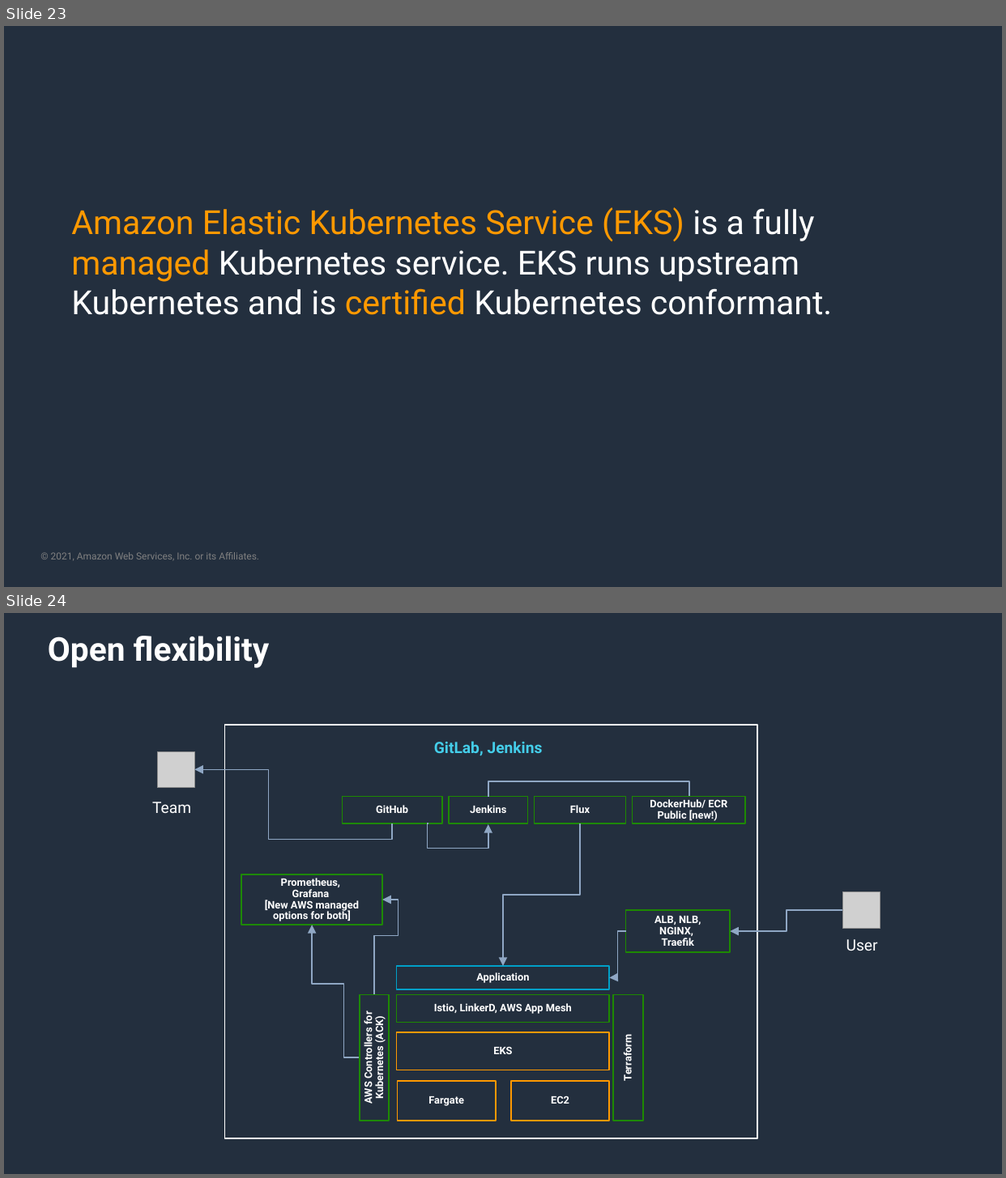
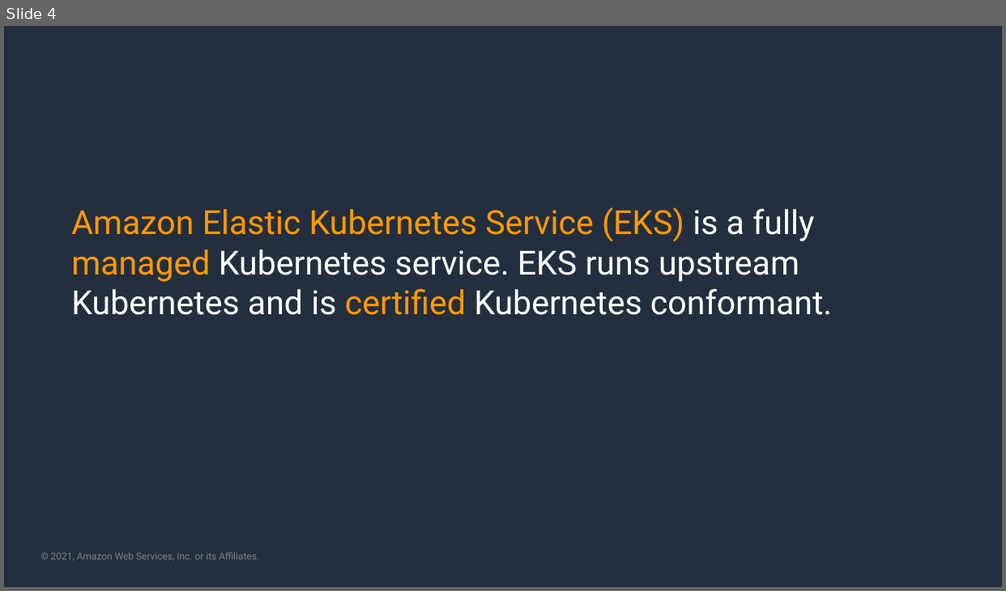
Before and after one commit to aws-samples/semantic-search-using-amazon-aurorapg-pgvector-and-amazon-bedrock, a slide deck: sample-documents/Containers on AWS.pptx. Shown one above the other, each under a label of ours: slides 23 and 24 before the commit, slide 4 after it. The pictures are 1006x1178 and 1006x591 pixels, drawn with LibreOffice and Linux fonts; fonts in the diff are those of the drawing; grey boxes stand for pictures; background and template pictures are left out. Boxes give left, top, right and bottom in pixels: in the first picture for what was removed or moved away, otherwise in the second. Text is boxed around its words. In the diff, an @@ line names an element or a change of style, - is before the commit and + after.

```diff
--- a/sample-documents/Containers on AWS.pptx
+++ b/sample-documents/Containers on AWS.pptx
@@ slide 24 removed at (4,613,1002,1174), background #232F3E @@
@@ title removed at (48,636,270,668) @@
-Open flexibility
@@ rectangle removed at (225,725,757,1138) @@
@@ picture removed at (157,752,195,788) @@
@@ text removed at (434,741,543,756) @@
-GitLab, Jenkins
@@ elbow arrow removed from (392, 824) to (194, 769) @@
@@ elbow line removed from (488, 797) to (689, 796) @@
@@ text removed at (152,802,191,813) @@
-Team
@@ rectangle removed at (342,796,442,824) @@
-GitHub
@@ rectangle removed at (449,796,527,824) @@
-Jenkins
@@ rectangle removed at (534,796,626,824) @@
-Flux
@@ rectangle removed at (632,796,745,824) @@
-DockerHub/ ECR Public [new!)
@@ elbow arrow removed from (428, 824) to (488, 824) @@
@@ elbow arrow removed from (580, 824) to (503, 966) @@
@@ rectangle removed at (241,875,382,925) @@
-Prometheus,
-Grafana
-[New AWS managed options for both]
@@ elbow arrow removed from (374, 995) to (382, 900) @@
@@ picture removed at (843,892,880,929) @@
@@ elbow arrow removed from (360, 1058) to (312, 925) @@
@@ rectangle removed at (626,910,730,952) @@
-ALB, NLB, NGINX,
-Traefik
@@ elbow arrow removed from (843, 910) to (730, 931) @@
@@ elbow arrow removed from (626, 931) to (610, 977) @@
@@ text removed at (846,939,878,951) @@
-User
@@ rounded rectangle removed at (396,966,609,990) @@
-Application
@@ rectangle removed at (360,995,389,1122) @@
-AWS Controllers for Kubernetes (ACK)
@@ rectangle removed at (396,995,609,1023) @@
-Istio, LinkerD, AWS App Mesh
@@ rectangle removed at (613,995,642,1122) @@
-Terraform
@@ rectangle removed at (396,1032,609,1070) @@
-EKS
@@ rectangle removed at (398,1081,496,1122) @@
-Fargate
@@ rectangle removed at (511,1081,610,1122) @@
-EC2
@@ what was slide 23 is now slide 4 @@
```
Also in this commit, not shown: 63 other slides removed.
